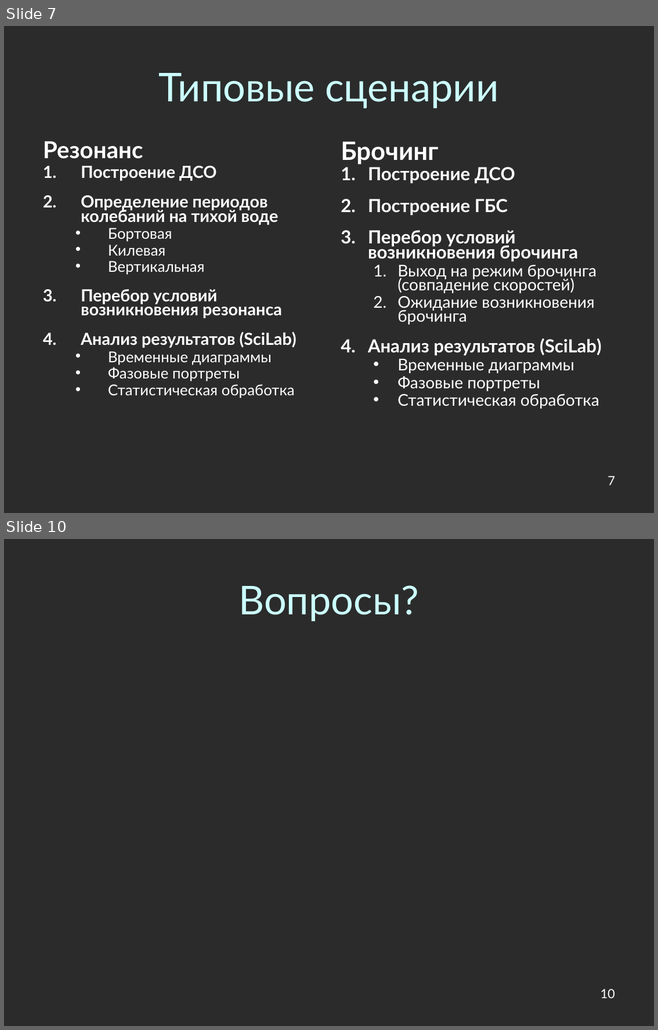
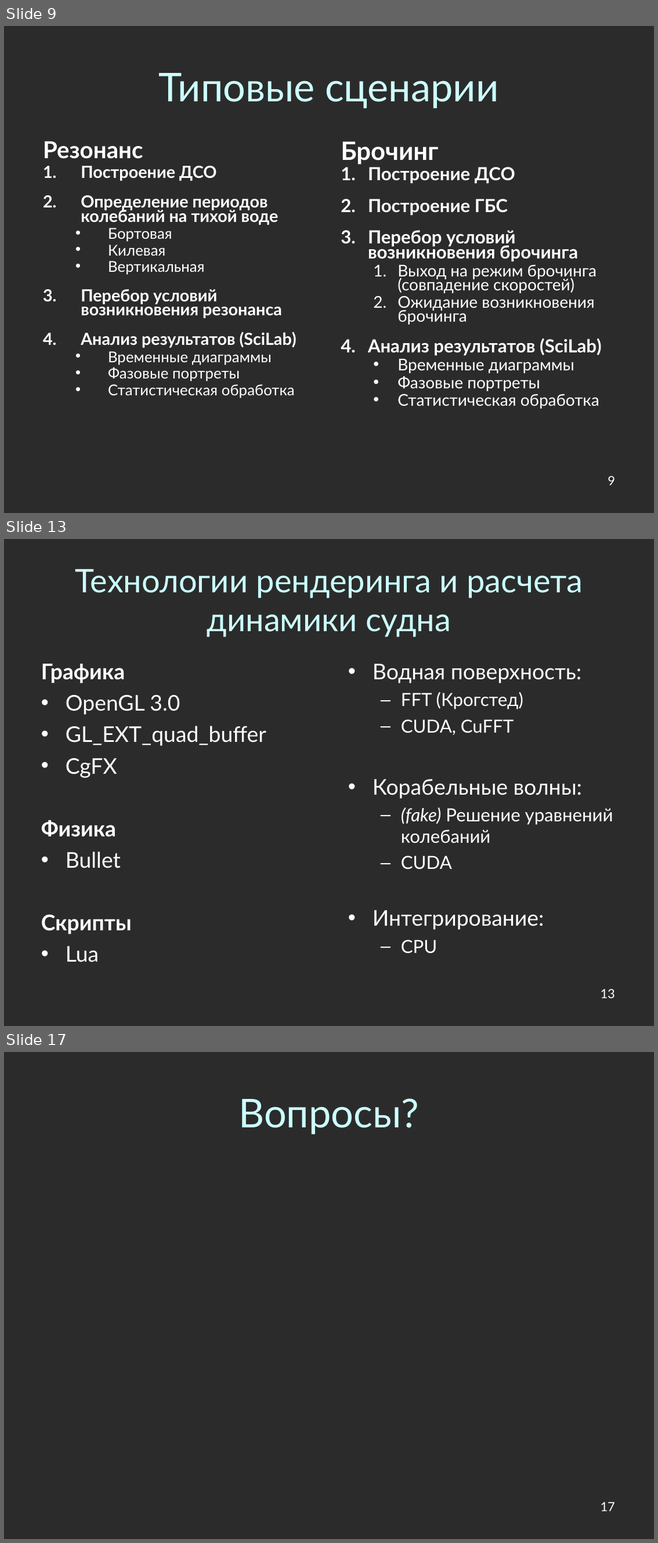
Before and after one commit to Jacobi20/nano-vis, a slide deck: docs/conf_2011_cyprus/conf_2011_cyprus.ppt. Shown one above the other, each under a label of ours: slides 7 and 10 before the commit, slides 9, 13 and 17 after it; the slides between them are not shown. The pictures are 658x1030 and 658x1543 pixels, drawn with LibreOffice and Linux fonts; fonts in the diff are those of the drawing; background and template pictures are left out; a plain dark background stands for a picture behind light text. Boxes give left, top, right and bottom in pixels: in the first picture for what was removed or moved away, otherwise in the second. Text is boxed around its words. In the diff, an @@ line names an element or a change of style, - is before the commit and + after.

```diff
--- a/docs/conf_2011_cyprus/conf_2011_cyprus.ppt
+++ b/docs/conf_2011_cyprus/conf_2011_cyprus.ppt
@@ slide 13 added at (4,539,654,1026), background picture (left out) @@
@@ title added at (75,569,582,637), 36 pt, text #CCFFFF @@
+Технологии рендеринга и расчета динамики судна
@@ text added at (41,664,266,962), 24 pt, text #FFFFFF @@
+Графика
+• OpenGL 3.0
+• GL_EXT_quad_buffer
+• CgFX
+Физика
+• Bullet
+Скрипты
+• Lua
@@ text added at (372,664,613,954), 20 pt, text #FFFFFF @@
+• Водная поверхность:
+  – FFT (Крогстед)
+  – CUDA, CuFFT
+• Корабельные волны:
+  – (fake) Решение уравнений колебаний
+  – CUDA
+• Интегрирование:
+  – CPU
@@ page number added at (600,989,615,998), 14 pt, text #FFFFFF @@
+13
@@ what was slide 7 is now slide 9 @@
@@ page number at (607,476,615,485): text changed @@
-7
+9
@@ what was slide 10 is now slide 17 @@
@@ page number at (600,1502,615,1511): text changed @@
-10
+17
```
Also in this commit, not shown: 3 slides changed, 6 other slides added, 11 other files.
